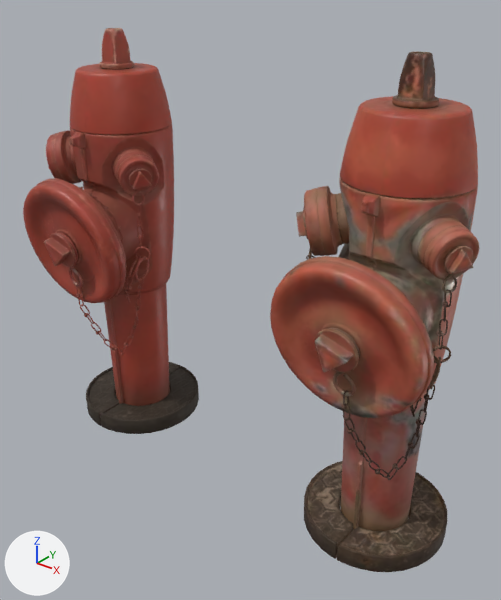
The glTF model cashclash/desktop/assets/models/hydrant.glb: old version first, new version second.
The view is the same before and after, from a camera (50 mm lens) standing at (0.728, -0.892, 0.905) and looking at (0.033, -0.023, 0.367). Every picture has the same lights, and +X, +Y and +Z are marked at lower left. The older version comes first. Vertices at exactly the same position are counted once.

The first picture shows 'fire_hydrant', 'fire_hydrant_aged', 'fire_hydrant_cap_01', 'fire_hydrant_cap_01_aged', 'fire_hydrant_cap_02', 'fire_hydrant_cap_02_aged', 'fire_hydrant_cap_03_aged', 'fire_hydrant_chain', 'fire_hydrant_chain_aged' and 1 more.
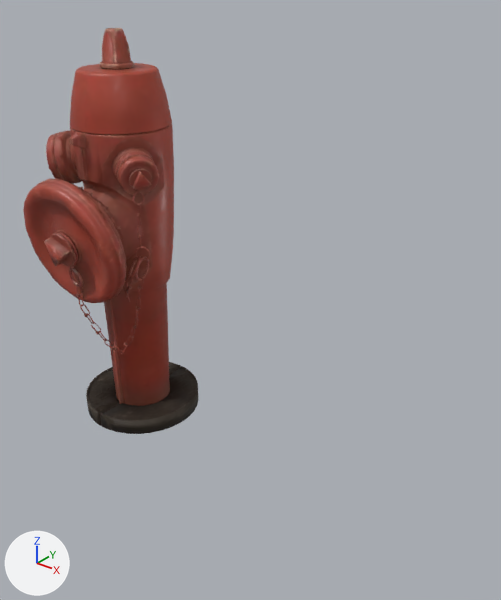
The newer file is also turned or shifted as a whole; pictures and numbers use the older file's frame.

What differs and where, as boxes [x1, y1, x2, y2] in the pictures (501 x 600 px):
'fire_hydrant_aged', deleted (brown)
    before: [304, 52, 478, 572]
'fire_hydrant', reshaped
    before: [54, 28, 199, 434]
    after: [54, 28, 198, 434]
'fire_hydrant_cap_01_aged', deleted (red)
    before: [270, 256, 434, 418]
'fire_hydrant_cap_02_aged', deleted (brown)
    before: [424, 226, 479, 280]
'fire_hydrant_chain_aged', deleted
    before: [306, 246, 461, 480]
'fire_hydrant_cap_03_aged', deleted (brown)
    before: [296, 188, 326, 256]

What changed in the scene script:
```text
Change me_cylinder_001:
    used by ob_fire_hydrant; location = (-0.3, 0.0, 0.0)
    remove me_cylinder_001.from_pydata(...)  # 11452 vertices, 22888 faces; spans x -0.128..0.126, y -0.157..0.127, z 0.0..0.799
    add me_cylinder_001.from_pydata(...)  # 3441 vertices, 6866 faces; spans x -0.128..0.125, y -0.157..0.127, z 0.0..0.799
    me_cylinder_001 part 1: 88 vertices moved within x -0.122..0.122, y -0.137..0.097, z 0.034..0.797; 8749 vertices removed from x -0.128..0.126, y -0.157..0.127, z 0.0..0.799; 738 vertices added at x -0.125..0.125, y -0.155..0.127, z 0.0..0.799
Remove ob_fire_hydrant_aged:
    ob_fire_hydrant_aged = bpy.data.objects.new('fire_hydrant_aged', me_cylinder_006)
    ob_fire_hydrant_aged.location = (0.3, 0.0, 0.0)
Remove ob_fire_hydrant_cap_01_aged:
    ob_fire_hydrant_cap_01_aged = bpy.data.objects.new('fire_hydrant_cap_01_aged', me_cylinder_007)
    ob_fire_hydrant_cap_01_aged.location = (0.3, 0.0, 0.0)
Remove ob_fire_hydrant_cap_02_aged:
    ob_fire_hydrant_cap_02_aged = bpy.data.objects.new('fire_hydrant_cap_02_aged', me_cylinder_009)
    ob_fire_hydrant_cap_02_aged.location = (0.3, 0.0, 0.0)
Remove ob_fire_hydrant_cap_03_aged:
    ob_fire_hydrant_cap_03_aged = bpy.data.objects.new('fire_hydrant_cap_03_aged', me_cylinder_008)
    ob_fire_hydrant_cap_03_aged.location = (0.3, 0.0, 0.0)
Remove ob_fire_hydrant_chain_aged:
    ob_fire_hydrant_chain_aged = bpy.data.objects.new('fire_hydrant_chain_aged', me_beziercurve_002)
    ob_fire_hydrant_chain_aged.location = (0.3, 0.0, 0.0)
```
